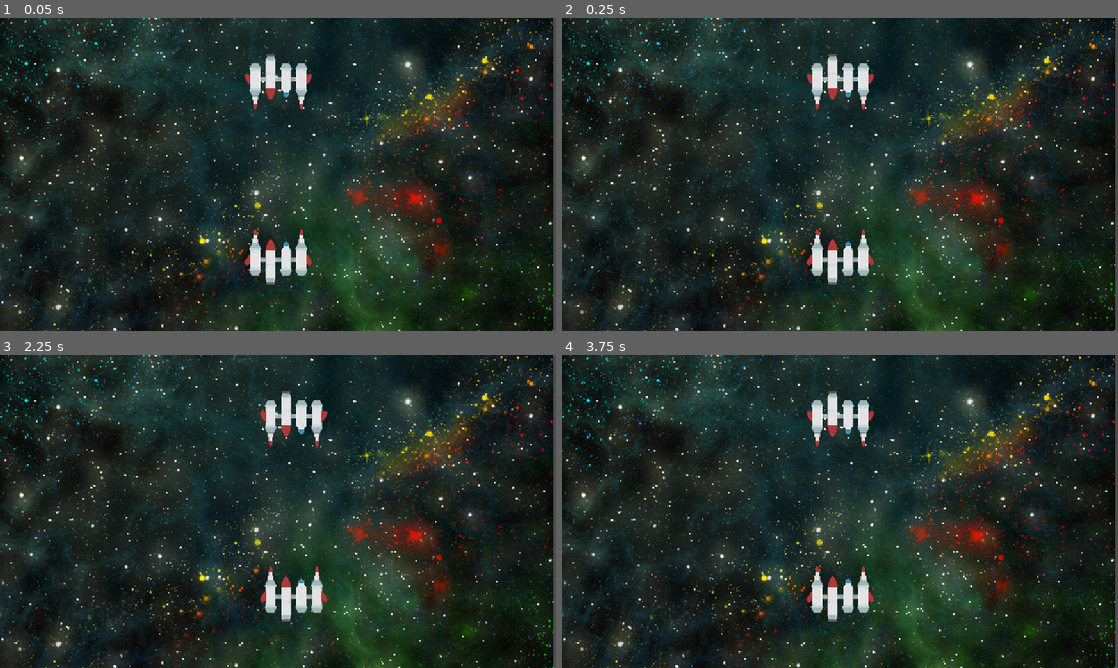
Above: before the commit, frames 1-4 (two rows, left to right).
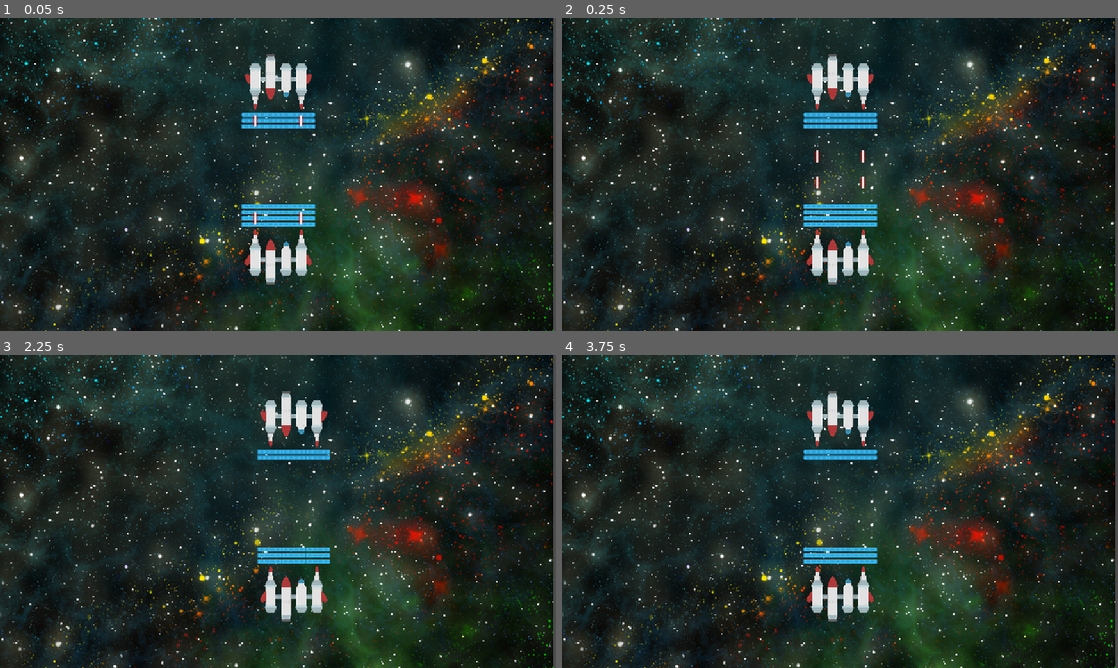
Above: after the commit, the same moments.

Repository: paralinguist/2025-space-pvp
Game: Godot game, scene res://Scenes/test_scene.tscn
The game is run twice, just before and just after one commit, with the same random seed, the same clock (stepped at 60 frames per second) and the same inputs.
Inputs:
- Up to frame 1 (0.05 s): no input
- Up to frame 2 (0.25 s): no input
- Up to frame 3 (2.25 s): tap Enter at 0.5, 2 s; hold Right (ui_right) 0.53-1.28 s; tap Space at 1.25 s; hold Left (ui_left) 1.28-2.03 s; hold Right (ui_right) from 2.03 s (still down)
- Up to frame 4 (3.75 s): tap Space at 2.75 s; tap Enter at 3.5 s; release Right (ui_right) at 3.53 s; hold Left (ui_left) from 3.53 s (still down)

The runs differ from the first frame. In frame 1, 1.3% of the frame differs, in the area x 43-57%, y 30-67%; in frame 2, 1.4%; in frame 3, 0.9%; in frame 4, 0.9%.

Commit message:
staged them all

Diff:
--- a/2025spacegame/Scenes/Modules/engine.tscn
+++ b/2025spacegame/Scenes/Modules/engine.tscn
@@ -55,3 +55,6 @@
 
 [node name="CollisionShape2D" type="CollisionShape2D" parent="."]
 shape = SubResource("RectangleShape2D_lpx0w")
+
+[node name="ShieldSpot" type="Node2D" parent="."]
+position = Vector2(0, -90)
--- a/2025spacegame/Scenes/Modules/laser.tscn
+++ b/2025spacegame/Scenes/Modules/laser.tscn
@@ -8,31 +8,6 @@
 
 [sub_resource type="RectangleShape2D" id="RectangleShape2D_rr6fe"]
 size = Vector2(32, 104)
-
-[sub_resource type="Gradient" id="Gradient_ffxur"]
-offsets = PackedFloat32Array(0, 0.261538, 0.373846, 0.506154, 0.609231, 0.724615, 1)
-colors = PackedColorArray(1, 0, 0, 0, 1, 0, 0, 0.243018, 1, 0.946429, 0.946429, 0.959447, 1, 1, 1, 1, 1, 0.901408, 0.901408, 0.926926, 1, 0, 0, 0.258824, 1, 0, 0, 0)
-
-[sub_resource type="GradientTexture2D" id="GradientTexture2D_4fo1o"]
-gradient = SubResource("Gradient_ffxur")
-fill_from = Vector2(0, 0.5)
-fill_to = Vector2(1, 0.5)
-
-[sub_resource type="Curve" id="Curve_ffxur"]
-_data = [Vector2(0, 0.0485363), 0.0, 0.0, 0, 0]
-point_count = 1
-
-[sub_resource type="CurveTexture" id="CurveTexture_4fo1o"]
-curve = SubResource("Curve_ffxur")
-
-[sub_resource type="ParticleProcessMaterial" id="ParticleProcessMaterial_31r6i"]
-particle_flag_disable_z = true
-direction = Vector3(0, -1, 0)
-spread = 0.0
-initial_velocity_min = 600.0
-initial_velocity_max = 600.0
-gravity = Vector3(0, 0, 0)
-alpha_curve = SubResource("CurveTexture_4fo1o")
 
 [node name="Laser" type="Area2D"]
 script = ExtResource("1_ffxur")
@@ -83,29 +58,6 @@
 position = Vector2(0, -20)
 shape = SubResource("RectangleShape2D_rr6fe")
 
-[node name="LaserParticles" type="GPUParticles2D" parent="."]
-z_index = -1
-position = Vector2(0, -100)
-emitting = false
-amount = 128
-texture = SubResource("GradientTexture2D_4fo1o")
-lifetime = 0.68
-one_shot = true
-explosiveness = 0.8
-process_material = SubResource("ParticleProcessMaterial_31r6i")
-
-[node name="LaserTimer" type="Timer" parent="."]
-wait_time = 0.68
-one_shot = true
-
-[node name="LaserRayCast" type="RayCast2D" parent="."]
-position = Vector2(0, -100)
-target_position = Vector2(0, -2000)
-collide_with_areas = true
-collide_with_bodies = false
-
 [node name="Cooldown" type="Timer" parent="."]
 wait_time = 3.0
 one_shot = true
-
-[connection signal="timeout" from="LaserTimer" to="." method="_on_laser_timer_timeout"]
--- /dev/null
+++ b/2025spacegame/Scenes/laser_bullet.tscn
@@ -0,0 +1,34 @@
+[gd_scene load_steps=6 format=3 uid="uid://rq28rb1t8yan"]
+
+[ext_resource type="Script" uid="uid://cjc2ak2xhigsv" path="res://Scripts/laser_bullet.gd" id="1_3o6ko"]
+[ext_resource type="Shader" uid="uid://b7yl6dl3ejkh7" path="res://laser.gdshader" id="1_wsec8"]
+
+[sub_resource type="Gradient" id="Gradient_ffxur"]
+offsets = PackedFloat32Array(0, 0.261538, 0.373846, 0.506154, 0.609231, 0.724615, 1)
+colors = PackedColorArray(1, 0, 0, 0, 1, 0, 0, 0.580392, 1, 0.946429, 0.946429, 0.959447, 1, 1, 1, 1, 1, 0.901408, 0.901408, 0.926926, 1, 0, 0, 0.560784, 1, 0, 0, 0)
+
+[sub_resource type="GradientTexture2D" id="GradientTexture2D_3o6ko"]
+gradient = SubResource("Gradient_ffxur")
+fill_from = Vector2(0, 0.5)
+fill_to = Vector2(1, 0.5)
+
+[sub_resource type="ShaderMaterial" id="ShaderMaterial_b6727"]
+shader = ExtResource("1_wsec8")
+shader_parameter/grad = SubResource("GradientTexture2D_3o6ko")
+
+[node name="LaserBullet" type="Node2D"]
+script = ExtResource("1_3o6ko")
+
+[node name="Line2D" type="Line2D" parent="."]
+material = SubResource("ShaderMaterial_b6727")
+points = PackedVector2Array(0, 10, 0, -10)
+width = 20.0
+texture_mode = 2
+begin_cap_mode = 2
+end_cap_mode = 2
+
+[node name="RayCast2D" type="RayCast2D" parent="."]
+position = Vector2(0, 20)
+target_position = Vector2(0, -40)
+collide_with_areas = true
+collide_with_bodies = false
--- /dev/null
+++ b/2025spacegame/Scenes/shield.tscn
@@ -0,0 +1,66 @@
+[gd_scene load_steps=4 format=3 uid="uid://cya3cx821acrl"]
+
+[ext_resource type="Texture2D" uid="uid://cbs8s0iey7num" path="res://Assets/PNG/Sprites X2/Station/spaceStation_024.png" id="1_17xpe"]
+[ext_resource type="Script" uid="uid://bpqdoj3ox80o8" path="res://Scripts/shield.gd" id="1_oux8c"]
+
+[sub_resource type="RectangleShape2D" id="RectangleShape2D_oux8c"]
+size = Vector2(328, 56)
+
+[node name="Shield" type="Area2D"]
+scale = Vector2(3, 1)
+script = ExtResource("1_oux8c")
+
+[node name="Glow" type="Sprite2D" parent="."]
+z_index = -1
+position = Vector2(-7, 0)
+scale = Vector2(0.25, 0.25)
+texture = ExtResource("1_17xpe")
+region_enabled = true
+region_rect = Rect2(0, 12, 56, 55.7871)
+
+[node name="Glow2" type="Sprite2D" parent="."]
+z_index = -1
+position = Vector2(7, 0)
+scale = Vector2(0.25, 0.25)
+texture = ExtResource("1_17xpe")
+flip_h = true
+region_enabled = true
+region_rect = Rect2(0, 12, 56, 55.7871)
+
+[node name="Glow3" type="Sprite2D" parent="."]
+z_index = -1
+position = Vector2(-34, 0)
+scale = Vector2(0.25, 0.25)
+texture = ExtResource("1_17xpe")
+region_enabled = true
+region_rect = Rect2(0, 12, 56, 55.7871)
+
+[node name="Glow4" type="Sprite2D" parent="."]
+z_index = -1
+position = Vector2(-20, 0)
+scale = Vector2(0.25, 0.25)
+texture = ExtResource("1_17xpe")
+flip_h = true
+region_enabled = true
+region_rect = Rect2(0, 12, 56, 55.7871)
+
+[node name="Glow5" type="Sprite2D" parent="."]
+z_index = -1
+position = Vector2(20, 0)
+scale = Vector2(0.25, 0.25)
+texture = ExtResource("1_17xpe")
+region_enabled = true
+region_rect = Rect2(0, 12, 56, 55.7871)
+
+[node name="Glow6" type="Sprite2D" parent="."]
+z_index = -1
+position = Vector2(34, 0)
+scale = Vector2(0.25, 0.25)
+texture = ExtResource("1_17xpe")
+flip_h = true
+region_enabled = true
+region_rect = Rect2(0, 12, 56, 55.7871)
+
+[node name="CollisionShape2D" type="CollisionShape2D" parent="."]
+scale = Vector2(0.25, 0.25)
+shape = SubResource("RectangleShape2D_oux8c")
--- a/2025spacegame/Scenes/test_ship.tscn
+++ b/2025spacegame/Scenes/test_ship.tscn
@@ -31,3 +31,6 @@
 position = Vector2(104.009, 0)
 scale = Vector2(0.25, 0.25)
 texture = ExtResource("4_t2t7e")
+
+[node name="ShieldSpot" type="Node2D" parent="."]
+position = Vector2(0, -120)
--- a/2025spacegame/Scripts/laser.gd
+++ b/2025spacegame/Scripts/laser.gd
@@ -1,9 +1,10 @@
 class_name Laser extends ShipModule
 
-var laserspeed := 600
+const LaserBullet = preload("res://Scenes/laser_bullet.tscn")
+
 var shot_from := Vector2.ZERO
 func _ready() -> void:
-	$LaserTimer.wait_time *= 600/laserspeed
+	shoot_laser()
 
 
 func _on_laser_timer_timeout() -> void:
@@ -15,7 +16,7 @@
 
 func shoot_laser():
 	if $Cooldown.is_stopped():
-		$LaserParticles.emitting = true
-		$LaserTimer.start()
+		var new_bullet := LaserBullet.instantiate()
+		add_child(new_bullet)
+		new_bullet.position = Vector2(0, -110)
 		$Cooldown.is_stopped()
-		shot_from = $LaserParticles.global_position
--- /dev/null
+++ b/2025spacegame/Scripts/laser_bullet.gd
@@ -0,0 +1,17 @@
+class_name bullet extends Node2D
+@export var speed = 600
+var delay_time = 0.35
+var glob_x := 0
+
+func _ready():
+	glob_x = global_position.x
+
+func _process(delta: float) -> void:
+	delay_time -= delta
+	position.y -= speed*delta
+	global_position.x = glob_x
+	if delay_time <= 0:
+		if $RayCast2D.is_colliding():
+			if $RayCast2D.get_collider() is ShipModule or $RayCast2D.get_collider() is Shield:
+				$RayCast2D.get_collider().get_hit()
+				queue_free()
--- /dev/null
+++ b/2025spacegame/Scripts/shield.gd
@@ -0,0 +1,5 @@
+class_name Shield extends Area2D
+
+func get_hit():
+	get_parent().get_parent().call_deferred("reposition_shields")
+	queue_free()
--- a/2025spacegame/Scripts/ship.gd
+++ b/2025spacegame/Scripts/ship.gd
@@ -1,12 +1,14 @@
 extends Node2D
 
+const shield  = preload("res://Scenes/shield.tscn")
 const GRID_DISTANCE = 32
 var left_size := 113*0.615
 var right_size := 113*0.615
 
 # Called when the node enters the scene tree for the first time.
 func _ready() -> void:
-	pass # Replace with function body.
+	for i in range(randi_range(3, 6)):
+		add_shield()
 
 
 # Called every frame. 'delta' is the elapsed time since the previous frame.
@@ -32,3 +34,12 @@
 					c.shoot_laser()
 				break
 		laser_count += 1
+
+func reposition_shields():
+	for s in range($ShieldSpot.get_child_count()):
+		$ShieldSpot.get_child(s).position.y = s*-20
+
+func add_shield():
+	var new_shield := shield.instantiate()
+	$ShieldSpot.add_child(new_shield)
+	reposition_shields()
--- /dev/null
+++ b/2025spacegame/laser.gdshader
@@ -0,0 +1,15 @@
+shader_type canvas_item;
+uniform sampler2D grad;
+void vertex() {
+	// Called for every vertex the material is visible on.
+}
+
+void fragment() {
+	vec4 col = texture(grad, vec2(UV.y, UV.x));
+	COLOR = col;
+}
+
+//void light() {
+//	// Called for every pixel for every light affecting the CanvasItem.
+//	// Uncomment to replace the default light processing function with this one.
+//}
--- /dev/null
+++ b/2025spacegame/shield.gdshader
@@ -0,0 +1,62 @@
+shader_type canvas_item;
+
+uniform vec4 color : source_color = vec4(1.0);
+uniform float width : hint_range(0, 10) = 1.0;
+uniform int pattern : hint_range(0, 2) = 0; // diamond, circle, square
+uniform bool inside = false;
+uniform bool add_margins = true; // only useful when inside is false
+
+void vertex() {
+	if (add_margins) {
+		VERTEX += (UV * 2.0 - 1.0) * width;
+	}
+}
+
+bool hasContraryNeighbour(vec2 uv, vec2 texture_pixel_size, sampler2D texture) {
+	for (float i = -ceil(width); i <= ceil(width); i++) {
+		float x = abs(i) > width ? width * sign(i) : i;
+		float offset;
+
+		if (pattern == 0) {
+			offset = width - abs(x);
+		} else if (pattern == 1) {
+			offset = floor(sqrt(pow(width + 0.5, 2) - x * x));
+		} else if (pattern == 2) {
+			offset = width;
+		}
+
+		for (float j = -ceil(offset); j <= ceil(offset); j++) {
+			float y = abs(j) > offset ? offset * sign(j) : j;
+			vec2 xy = uv + texture_pixel_size * vec2(x, y);
+
+			if ((xy != clamp(xy, vec2(0.0), vec2(1.0)) || texture(texture, xy).a <= 0.0) == inside) {
+				return true;
+			}
+		}
+	}
+
+	return false;
+}
+
+void fragment() {
+	vec2 uv = UV;
+
+	if (add_margins) {
+		vec2 texture_pixel_size = vec2(1.0) / (vec2(1.0) / TEXTURE_PIXEL_SIZE + vec2(width * 2.0));
+
+		uv = (uv - texture_pixel_size * width) * TEXTURE_PIXEL_SIZE / texture_pixel_size;
+
+		if (uv != clamp(uv, vec2(0.0), vec2(1.0))) {
+			COLOR.a = 0.0;
+		} else {
+			COLOR = texture(TEXTURE, uv);
+		}
+	} else {
+		COLOR = texture(TEXTURE, uv);
+	}
+
+	if ((COLOR.a > 0.0) == inside && hasContraryNeighbour(uv, TEXTURE_PIXEL_SIZE, TEXTURE)) {
+		COLOR.rgb = inside ? mix(COLOR.rgb, color.rgb, color.a) : color.rgb;
+		COLOR.a += (1.0 - COLOR.a) * color.a;
+	}
+}
Not shown: 1 places in 2025spacegame/Scenes/Modules/laser.tscn that only renumber resources
Not shown, added: 2025spacegame/Scripts/laser_bullet.gd.uid
Not shown, added: 2025spacegame/Scripts/shield.gd.uid
Not shown, added: 2025spacegame/laser.gdshader.uid
Not shown, added: 2025spacegame/shield.gdshader.uid
